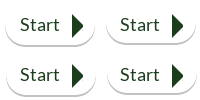
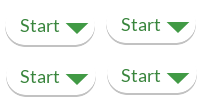
Two versions of the same layered image (200 x 100). Layer-by-layer changes:
painted on "Start copy" over <box>120,14,190,88</box>
painted on "Start" over <box>20,14,89,88</box>
